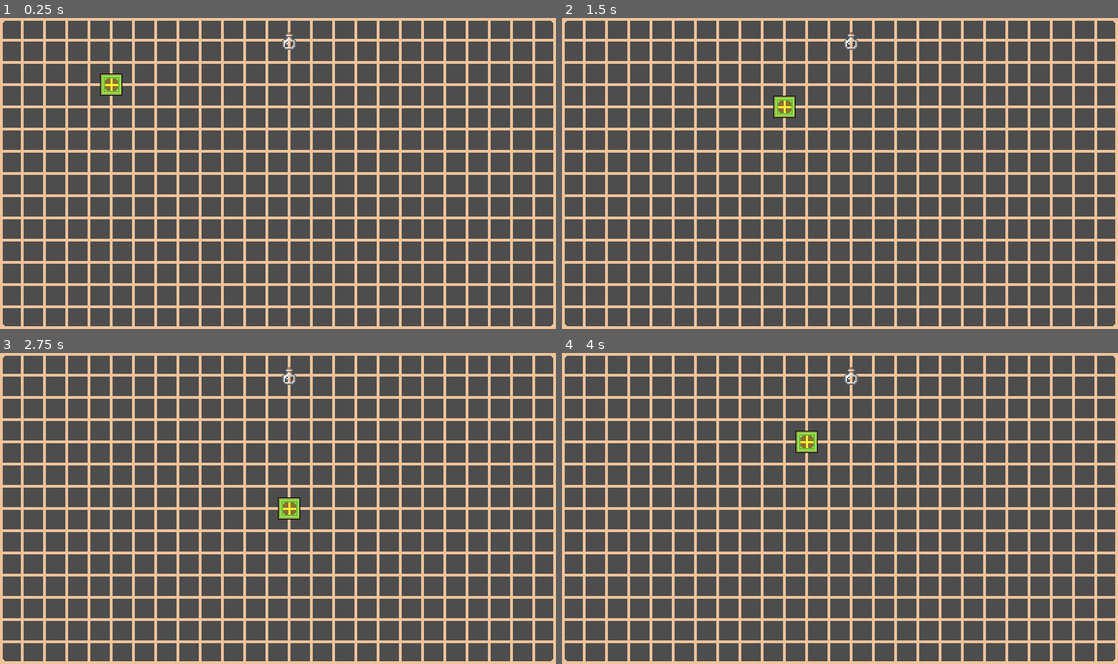
Above: before the commit, frames 1-4 (two rows, left to right).
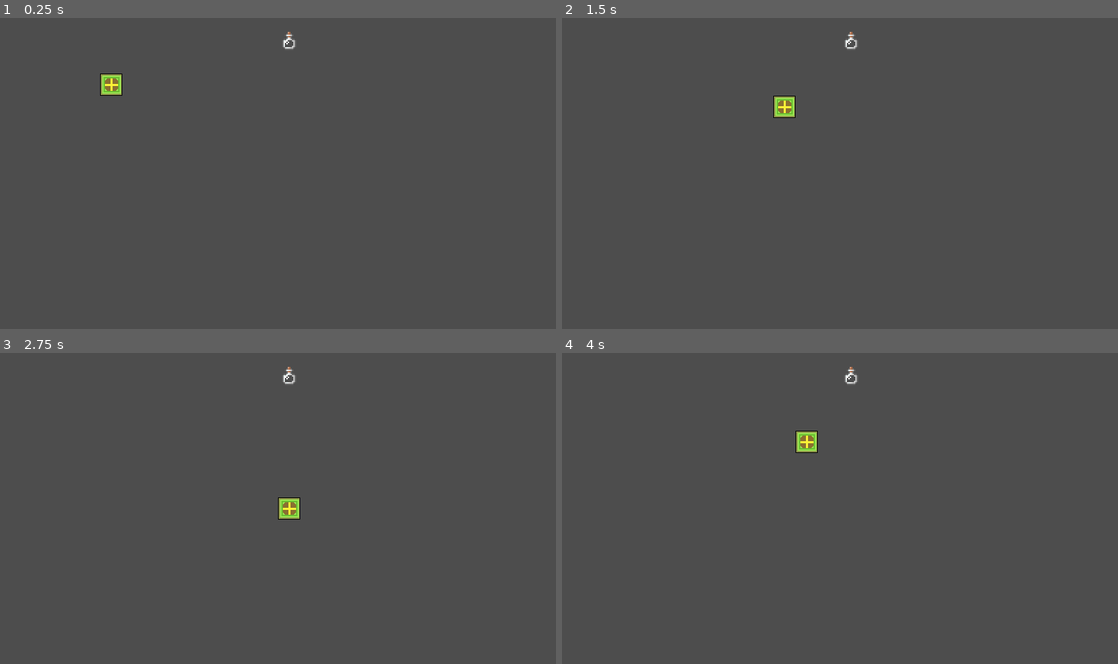
Above: after the commit, the same moments.

Repository: pocket-country/snek
Game: Godot game, scene res://gameplay/gameplay.tscn
Same seed, same stepped clock (60 frames per second), same inputs: the game is played once before the commit and once after it.
Inputs:
- Up to frame 1 (0.25 s): no input
- Up to frame 2 (1.5 s): hold Right (ui_right) 0.53-1.28 s; hold Down (ui_down) from 1.28 s (still down)
- Up to frame 3 (2.75 s): release Down (ui_down) at 2.03 s; hold Right (ui_right) from 2.03 s (still down)
- Up to frame 4 (4 s): release Right (ui_right) at 2.78 s; hold Up (ui_up) 2.78-3.53 s; hold Left (ui_left) from 3.53 s (still down)

The runs differ from the first frame. In frame 1, 25% of the frame differs, in the area x 0-100%, y 0-100%; in frame 2, 25%; in frame 3, 25%; in frame 4, 25%.

Commit message:
WIP strange days indeed

Diff:
--- a/gameplay/gameplay.gd
+++ b/gameplay/gameplay.gd
@@ -25,7 +25,7 @@
 	spawner.spawn_food()
 	# add the head to our snake parts array
 	# I guess we don't instantiate it like the others as it is arady added to the gameplay scene manually when we built this thing
-	snake_parts.push_back(head)
+	#snake_parts.push_back(head)
 	pass
 
 # Called every frame. 'delta' is the elapsed time since the previous frame.
@@ -57,16 +57,17 @@
 	snake_ticks += 1
 	var new_position:Vector2 = head.position + (move_dir * Global.GRID_SIZE)
 	new_position = bounds.wrap_vector(new_position)
+
 	head.move_to(new_position)
 	#print("Snake On The Move!", snake_ticks)
 	# roll through segments updating tail position
-	for i in range(1, snake_parts.size(), 1):   # note don't get head at 0
-		snake_parts[i].move_to(snake_parts[i - 1].last_position)
+	#for i in range(1, snake_parts.size(), 1):   # note don't get head at 0
+	#	snake_parts[i].move_to(snake_parts[i - 1].last_position)
 
 func _on_food_eaten():
 	print("gotcha")
 	spawner.call_deferred("spawn_food")
-	spawner.call_deferred("spawn_tail",snake_parts[snake_parts.size() - 1].last_position)
+	#spawner.call_deferred("spawn_tail",snake_parts[snake_parts.size() - 1].last_position)
 
 func _on_tail_added(tail:Tail):
 	snake_parts.push_back(tail)
--- a/gameplay/gameplay.tscn
+++ b/gameplay/gameplay.tscn
@@ -28,12 +28,13 @@
 [node name="Gameplay" type="Node2D"]
 script = ExtResource("1_dsx45")
 
+[node name="Head" parent="." instance=ExtResource("2_2myb7")]
+unique_name_in_owner = true
+
 [node name="TileMapLayer" type="TileMapLayer" parent="."]
+visible = false
 tile_map_data = PackedByteArray("AAABAAEAAAABAAEAAAABAAIAAAABAAEAAAACAAIAAAABAAEAAAADAAIAAAABAAEAAAADAAMAAAABAAEAAAAEAA …(5520 unchanged characters)…
 tile_set = SubResource("TileSet_bufpo")
-
-[node name="Head" parent="." instance=ExtResource("2_2myb7")]
-unique_name_in_owner = true
 
 [node name="Bounds" type="Node2D" parent="."]
 unique_name_in_owner = true
--- a/gameplay/head.gd
+++ b/gameplay/head.gd
@@ -11,7 +11,8 @@
 func _ready() -> void:
 	# let's preload the texture for the snakes head.
 	# we have four of them depending on the direction the snake is headed
-	var snh_tx_up:Texture = load("res://gameplay/sprites/snHeadDn.png")
-	var snh_tx_dn:Texture = load("res://gameplay/sprites/snHeadUp.png")
-	var snh_tx_rt:Texture = load("res://gameplay/sprites/snHeadRt.png")
-	var snh_tx_lf:Texture = load("res://gameplay/sprites/snHeadLf.png")
+	#var snh_tx_up:Texture = load("res://gameplay/sprites/snHeadDn.png")
+	#var snh_tx_dn:Texture = load("res://gameplay/sprites/snHeadUp.png")
+	#var snh_tx_rt:Texture = load("res://gameplay/sprites/snHeadRt.png")
+	#var snh_tx_lf:Texture = load("res://gameplay/sprites/snHeadLf.png")
+	pass
--- a/gameplay/head.tscn
+++ b/gameplay/head.tscn
@@ -3,17 +3,17 @@
 [ext_resource type="Script" path="res://gameplay/head.gd" id="1_b76xl"]
 [ext_resource type="Texture2D" uid="uid://75fynbda37e7" path="res://gameplay/sprites/snHead0.png" id="2_dbc6i"]
 
-[sub_resource type="RectangleShape2D" id="RectangleShape2D_2jn5l"]
-size = Vector2(32, 32)
+[sub_resource type="CircleShape2D" id="CircleShape2D_yijse"]
+radius = 0.0
 
 [node name="Head" type="Area2D"]
 position = Vector2(128, 96)
 script = ExtResource("1_b76xl")
 
+[node name="CollisionShape2D" type="CollisionShape2D" parent="."]
+shape = SubResource("CircleShape2D_yijse")
+
 [node name="Sprite2D" type="Sprite2D" parent="."]
 texture = ExtResource("2_dbc6i")
 
-[node name="CollisionShape2D" type="CollisionShape2D" parent="."]
-shape = SubResource("RectangleShape2D_2jn5l")
-
 [connection signal="area_entered" from="." to="." method="_on_area_entered"]
--- a/snake_part.gd
+++ b/snake_part.gd
@@ -5,3 +5,4 @@
 func move_to(new_position:Vector2):
 	last_position = self.position
 	self.position = new_position
+	print("In SnakePart.move, position now ", self.position)
